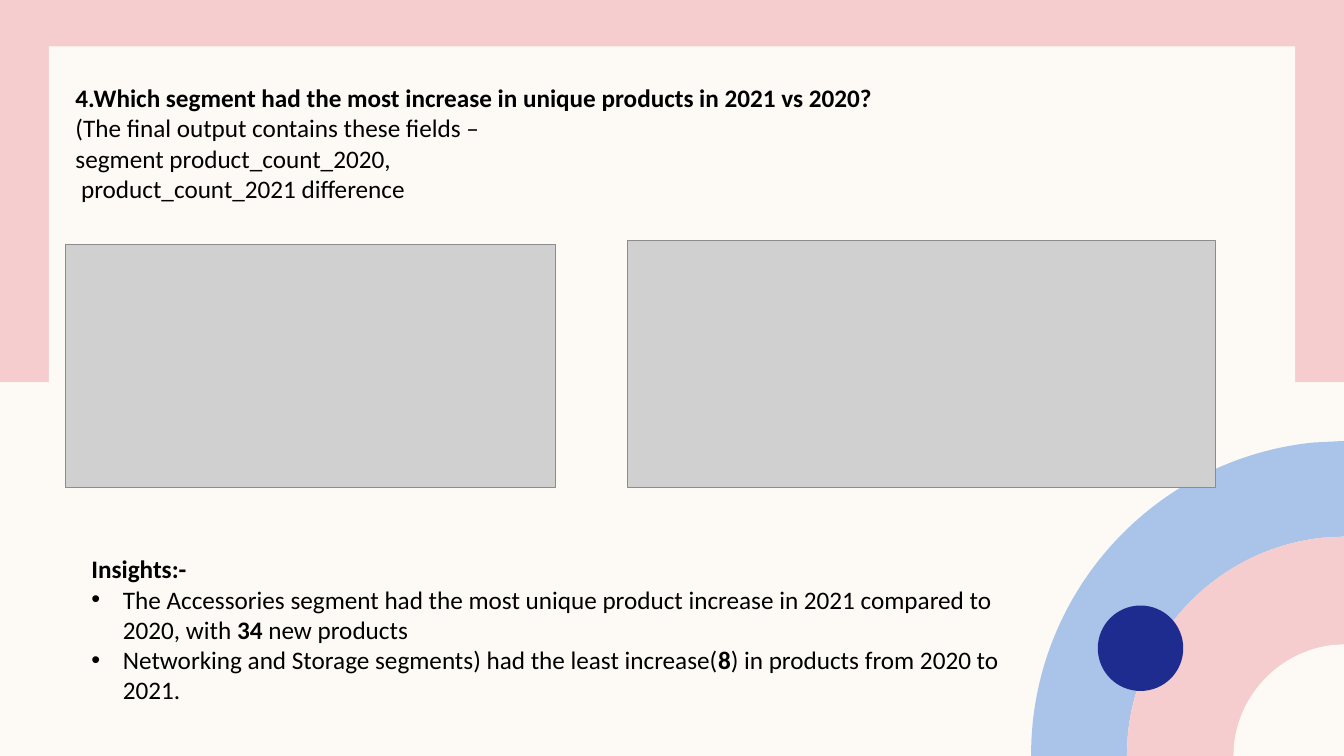
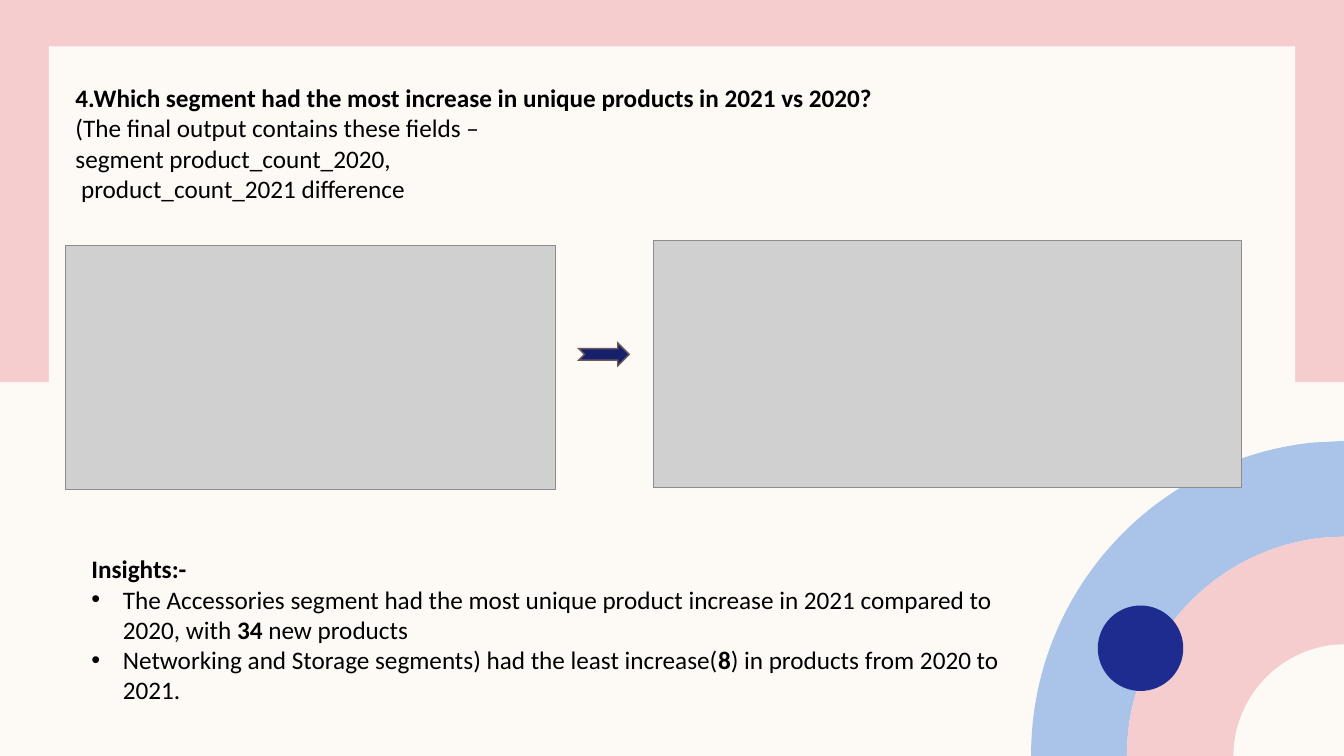
Before and after one commit to hardikabhalala/Consumer_goods_Ad_hoc, a slide deck: slide 8 of Atliq Hardware Ad-hoc analysis ppt.pptx. Drawn at 1344x756 pixels with LibreOffice and Linux fonts; fonts in the diff are those of the drawing; grey boxes stand for pictures; background and template pictures are left out. Boxes give left, top, right and bottom in pixels: in the first picture for what was removed or moved away, otherwise in the second. Text is boxed around its words. In the diff, an @@ line names an element or a change of style, - is before the commit and + after.

```diff
--- a/Atliq Hardware Ad-hoc analysis ppt.pptx
+++ b/Atliq Hardware Ad-hoc analysis ppt.pptx
@@ picture moved from (x1=628, y1=241, x2=1216, y2=488) to (x1=654, y1=241, x2=1242, y2=488) @@
@@ notched right arrow added at (x1=579, y1=343, x2=629, y2=366), fill #17216B, outline #6B5A5A 1 pt @@
```
Also in this commit, not shown: 5 other slides changed.
